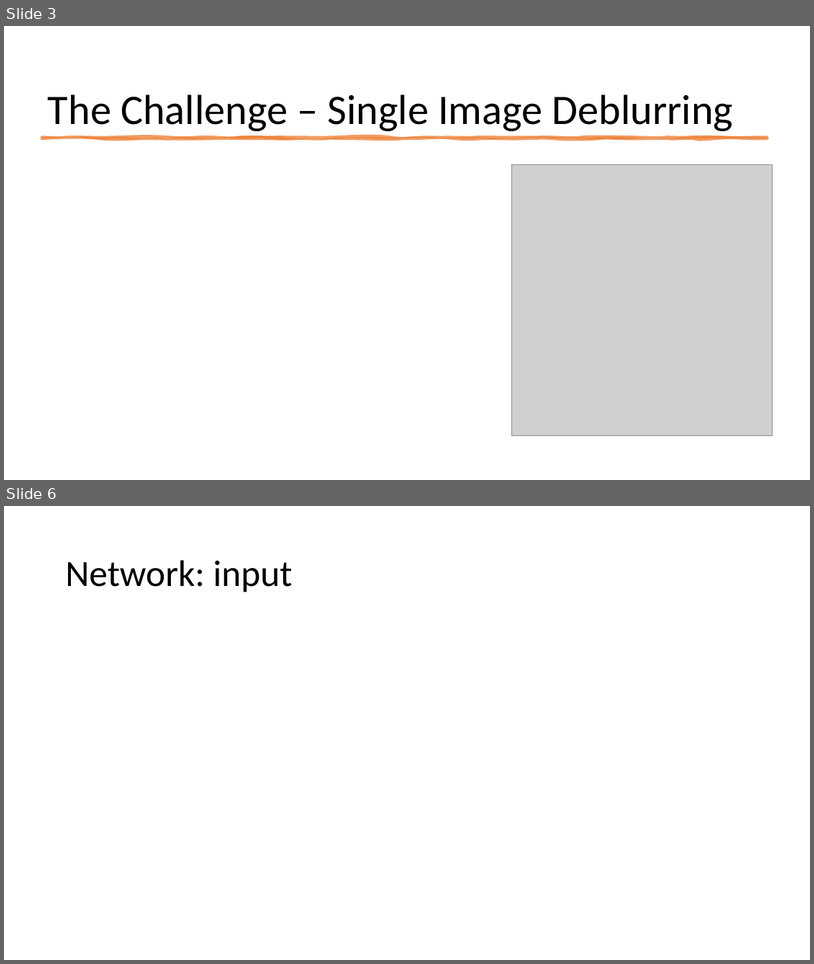
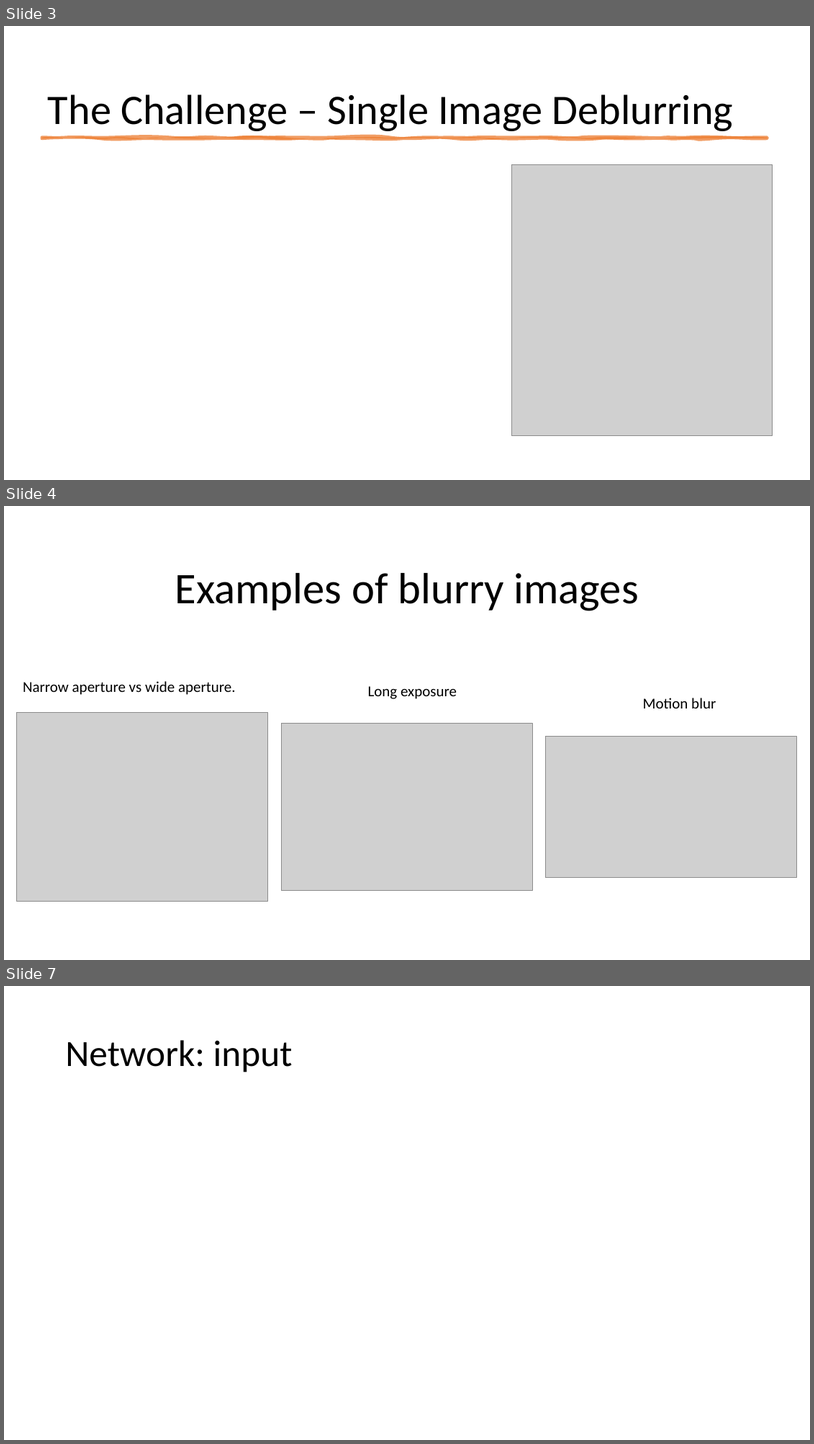
Before and after one commit to Tomlevron/Digital-image-processing, a slide deck: Slideshow/Scale-recurrent network for deblurring.pptx. Shown one above the other, each under a label of ours: slides 3 and 6 before the commit, slides 3, 4 and 7 after it; the slides between them are not shown. The pictures are 814x964 and 814x1444 pixels, drawn with LibreOffice and Linux fonts; fonts in the diff are those of the drawing; grey boxes stand for pictures. Boxes give left, top, right and bottom in pixels: in the first picture for what was removed or moved away, otherwise in the second. Text is boxed around its words. In the diff, an @@ line names an element or a change of style, - is before the commit and + after.

```diff
--- a/Slideshow/Scale-recurrent network for deblurring.pptx
+++ b/Slideshow/Scale-recurrent network for deblurring.pptx
@@ slide 4 added at [4, 506, 810, 960], background #FFFFFF @@
@@ title added at [175, 573, 639, 611], 52 pt, text #000000 @@
+Examples of blurry images
@@ text added at [23, 681, 236, 695], 18 pt, text #000000 @@
+Narrow aperture vs wide aperture.
@@ text added at [368, 686, 457, 699], 18 pt, text #000000 @@
+Long exposure
@@ text added at [643, 698, 716, 708], 18 pt, text #000000 @@
+Motion blur
@@ picture added at [17, 713, 268, 901] @@
@@ picture added at [282, 723, 532, 890] @@
@@ picture added at [546, 736, 797, 878] @@
@@ what was slide 6 is now slide 7 @@
```
Also in this commit, not shown: 3 slides changed, 4 other files.
